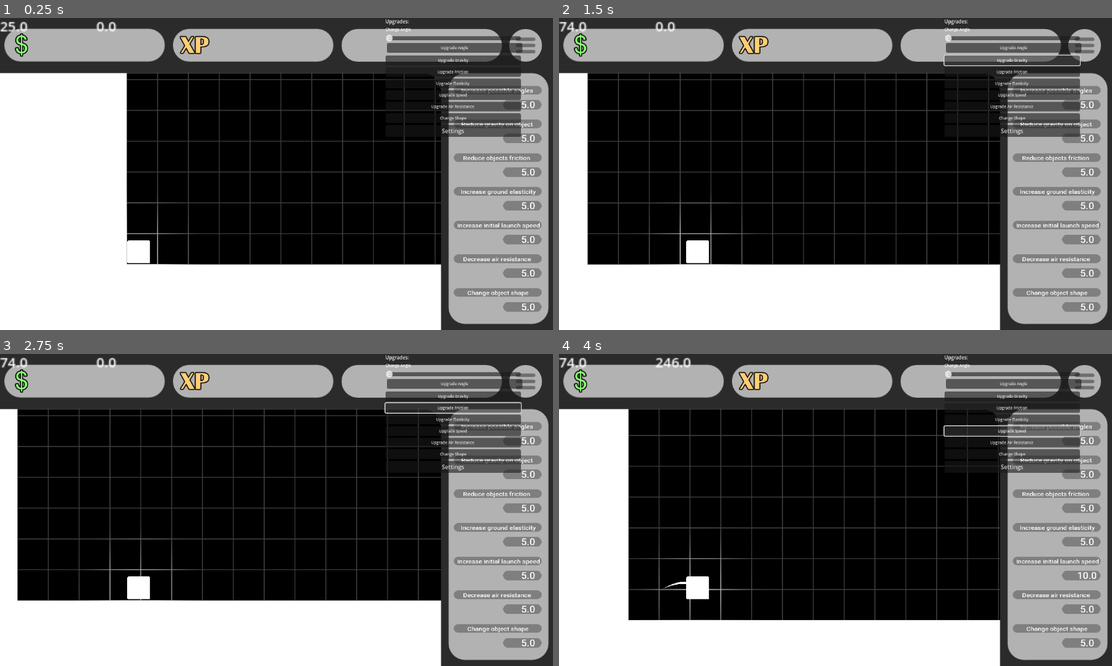
Above: before the commit, frames 1-4 (two rows, left to right).
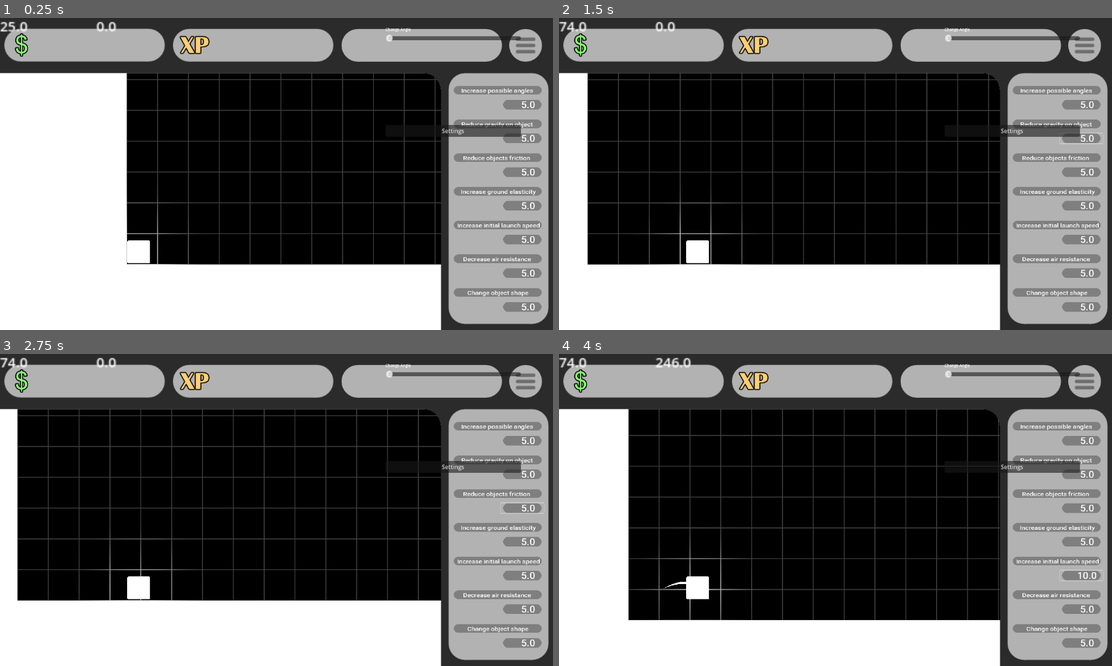
Above: after the commit, the same moments.

Repository: Lueegee1/Skr-t-Kast-Spil
Game: Godot game, scene res://main/root.tscn
The game is run twice, just before and just after one commit, with the same random seed, the same clock (stepped at 60 frames per second) and the same inputs.
Inputs (mouse positions are in pixels of both pictures, inside the frame that each line leads up to; where the layout moved, square brackets give the same spot in the first picture):
- Up to frame 1 (0.25 s): no input
- Up to frame 2 (1.5 s): click (1078, 105) [1012, 49] at 0.5 s; click (1078, 139) [1012, 61] at 1.25 s
- Up to frame 3 (2.75 s): click (519, 506) [453, 407] at 2 s
- Up to frame 4 (4 s): click (1078, 541) [1012, 419] at 2.75 s; click (1078, 575) [1012, 432] at 3.5 s

The runs differ from the first frame. In frame 1, 3.0% of the frame differs, in the area x 69-95%, y 0-34%; in frame 2, 3.2%; in frame 3, 3.3%; in frame 4, 3.5%, in the area x 69-99%, y 0-73%.
Error in both runs: Invalid assignment of property or key 'launch_angle' with value of type 'Nil' on a base object of type 'RigidBody2D (BallMechanics.gd)'. (res://main/Global.gd:…

Commit message:
buttons now work(except settings and not really all the time actually, but its not my fault)

Diff:
--- a/main/Ui_And_Mainscript.gd
+++ b/main/Ui_And_Mainscript.gd
@@ -46,6 +46,7 @@
 var shape_number = 0
 var num := 1
 var button_labels = []
+var map
 
 @onready var object = $LaunchSite/RigidBody2D/Sprite2D
 @onready var collisionshape = $LaunchSite/RigidBody2D/CollisionPolygon2D
@@ -99,6 +100,16 @@
 		attach_text(upgbtn6, str(air_resistance_price), Vector2(-20,-20), 34),
 		attach_text(upgbtn7, str(change_shape_price), Vector2(-20,-20), 34),
 	]
+	map = {
+		upgbtn1: $UI/Camera2D/CanvasLayer/VBoxContainer/AngleUpgrade,
+		upgbtn2: $UI/Camera2D/CanvasLayer/VBoxContainer/GravityUpgrade,
+		upgbtn3: $UI/Camera2D/CanvasLayer/VBoxContainer/FrictionUpgrade,
+		upgbtn4: $UI/Camera2D/CanvasLayer/VBoxContainer/ElasticityUpgrade,
+		upgbtn5: $UI/Camera2D/CanvasLayer/VBoxContainer/SpeedUpgrade,
+		upgbtn6: $UI/Camera2D/CanvasLayer/VBoxContainer/AirResistanceUpgrade,
+		upgbtn7: $UI/Camera2D/CanvasLayer/VBoxContainer/Shape,
+	}
+
 
 func _rounding(num):
 	var exponent = int(log(num+1)/log(10))
@@ -125,6 +136,10 @@
 
 	shopPosUpdate()
 	update_upgrade_labels()
+	for sprite_button in map.keys():
+		var btnInputOffset = Vector2(45,10)
+		var btn = map[sprite_button]
+		btn.position = sprite_button.position - btnInputOffset
 
 var list_start_pos := Vector2(233, 150)
 var name_to_button_gap := 30
--- a/main/main.tscn
+++ b/main/main.tscn
@@ -95,13 +95,6 @@
 
 [node name="VBoxContainer" type="Node2D" parent="UI/Camera2D/CanvasLayer"]
 
-[node name="Title" type="Label" parent="UI/Camera2D/CanvasLayer/VBoxContainer"]
-offset_right = 281.0
-offset_bottom = 14.0
-size_flags_stretch_ratio = 5.0
-theme_override_font_sizes/font_size = 10
-text = "Upgrades:"
-
 [node name="Angle_Label" type="Label" parent="UI/Camera2D/CanvasLayer/VBoxContainer"]
 custom_minimum_size = Vector2(0, 1)
 offset_top = 18.0
@@ -117,9 +110,10 @@
 offset_top = 52.0
 offset_right = 284.0
 offset_bottom = 72.0
+scale = Vector2(0.3199996, 1)
 size_flags_vertical = 8
 theme_override_font_sizes/font_size = 8
-text = "Upgrade Angle"
+flat = true
 
 [node name="Angle" type="HSlider" parent="UI/Camera2D/CanvasLayer/VBoxContainer"]
 offset_top = 34.0
@@ -133,43 +127,49 @@
 offset_top = 78.0
 offset_right = 281.0
 offset_bottom = 98.0
-theme_override_font_sizes/font_size = 8
-text = "Upgrade Gravity"
+scale = Vector2(0.3199996, 1)
+theme_override_font_sizes/font_size = 8
+flat = true
 
 [node name="FrictionUpgrade" type="Button" parent="UI/Camera2D/CanvasLayer/VBoxContainer"]
 offset_top = 102.0
 offset_right = 281.0
 offset_bottom = 122.0
-theme_override_font_sizes/font_size = 8
-text = "Upgrade Friction"
+scale = Vector2(0.3199996, 1)
+theme_override_font_sizes/font_size = 8
+flat = true
 
 [node name="ElasticityUpgrade" type="Button" parent="UI/Camera2D/CanvasLayer/VBoxContainer"]
 offset_top = 126.0
 offset_right = 281.0
 offset_bottom = 146.0
-theme_override_font_sizes/font_size = 8
-text = "Upgrade Elasticity"
+scale = Vector2(0.3199996, 1)
+theme_override_font_sizes/font_size = 8
+flat = true
 
 [node name="SpeedUpgrade" type="Button" parent="UI/Camera2D/CanvasLayer/VBoxContainer"]
 offset_top = 150.0
 offset_right = 281.0
 offset_bottom = 170.0
-theme_override_font_sizes/font_size = 8
-text = "Upgrade Speed"
+scale = Vector2(0.3199996, 1)
+theme_override_font_sizes/font_size = 8
+flat = true
 
 [node name="AirResistanceUpgrade" type="Button" parent="UI/Camera2D/CanvasLayer/VBoxContainer"]
 offset_top = 174.0
 offset_right = 281.0
 offset_bottom = 194.0
-theme_override_font_sizes/font_size = 8
-text = "Upgrade Air Resistance"
+scale = Vector2(0.3199996, 1)
+theme_override_font_sizes/font_size = 8
+flat = true
 
 [node name="Shape" type="Button" parent="UI/Camera2D/CanvasLayer/VBoxContainer"]
 offset_top = 198.0
 offset_right = 281.0
 offset_bottom = 218.0
-theme_override_font_sizes/font_size = 8
-text = "Change Shape"
+scale = Vector2(0.3199996, 1)
+theme_override_font_sizes/font_size = 8
+flat = true
 
 [node name="Settings" type="Button" parent="UI/Camera2D/CanvasLayer/VBoxContainer"]
 offset_top = 222.0
